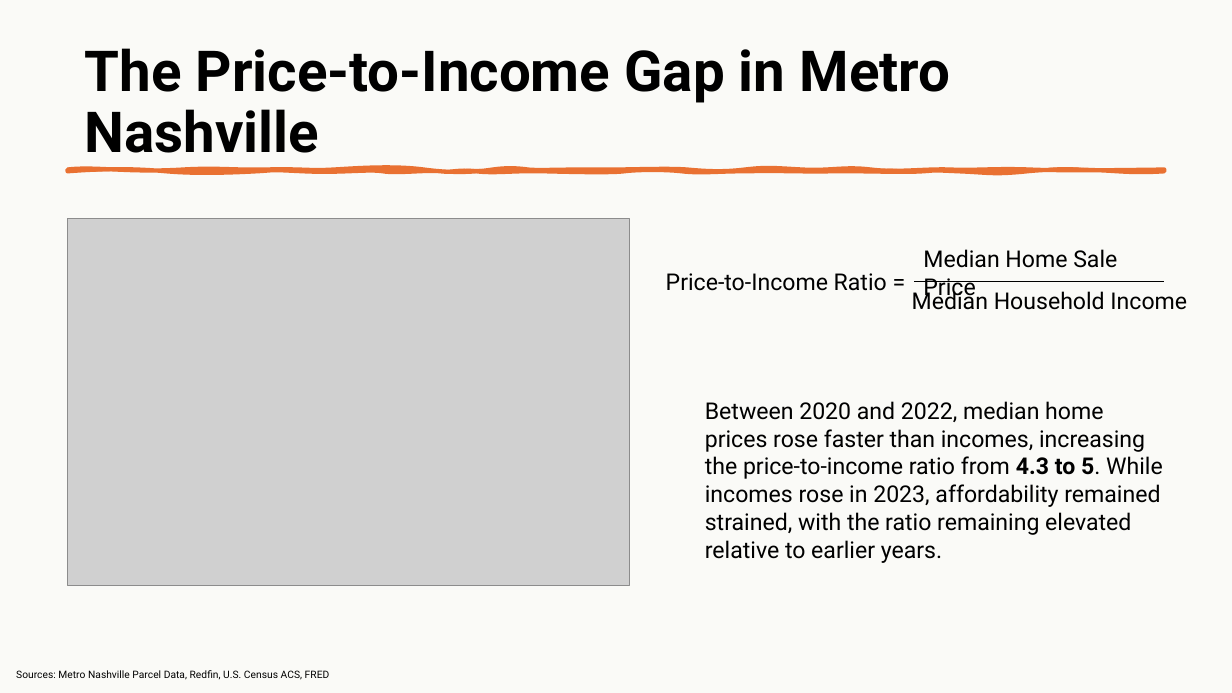
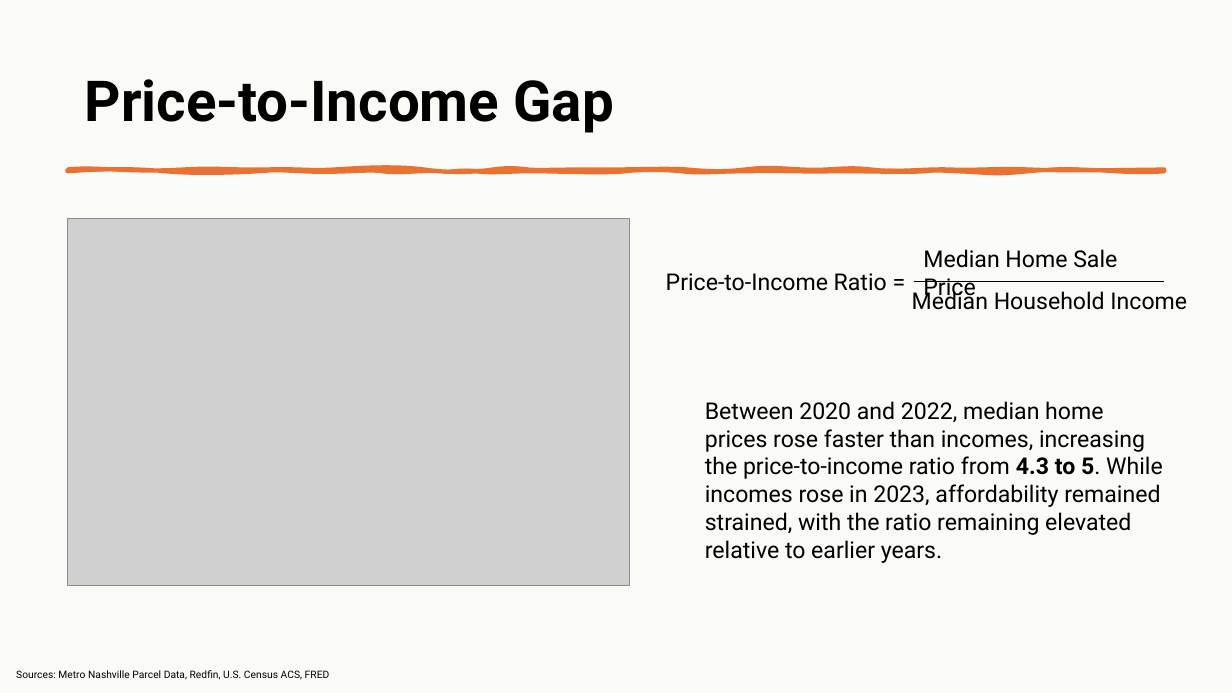
Before and after one commit to lukemgaff/Capstone-Project, a slide deck: slide 7 of Nashville Housing Presentation.pptx. Drawn at 1232x693 pixels with LibreOffice and Linux fonts; fonts in the diff are those of the drawing; grey boxes stand for pictures. Boxes give left, top, right and bottom in pixels: in the first picture for what was removed or moved away, otherwise in the second. Text is boxed around its words. In the diff, an @@ line names an element or a change of style, - is before the commit and + after.

```diff
--- a/Nashville Housing Presentation.pptx
+++ b/Nashville Housing Presentation.pptx
@@ title at [85,79,613,133]: text changed @@
-The Price-to-Income Gap in Metro Nashville
+Price-to-Income Gap
```
Also in this commit, not shown: 4 other slides changed.
